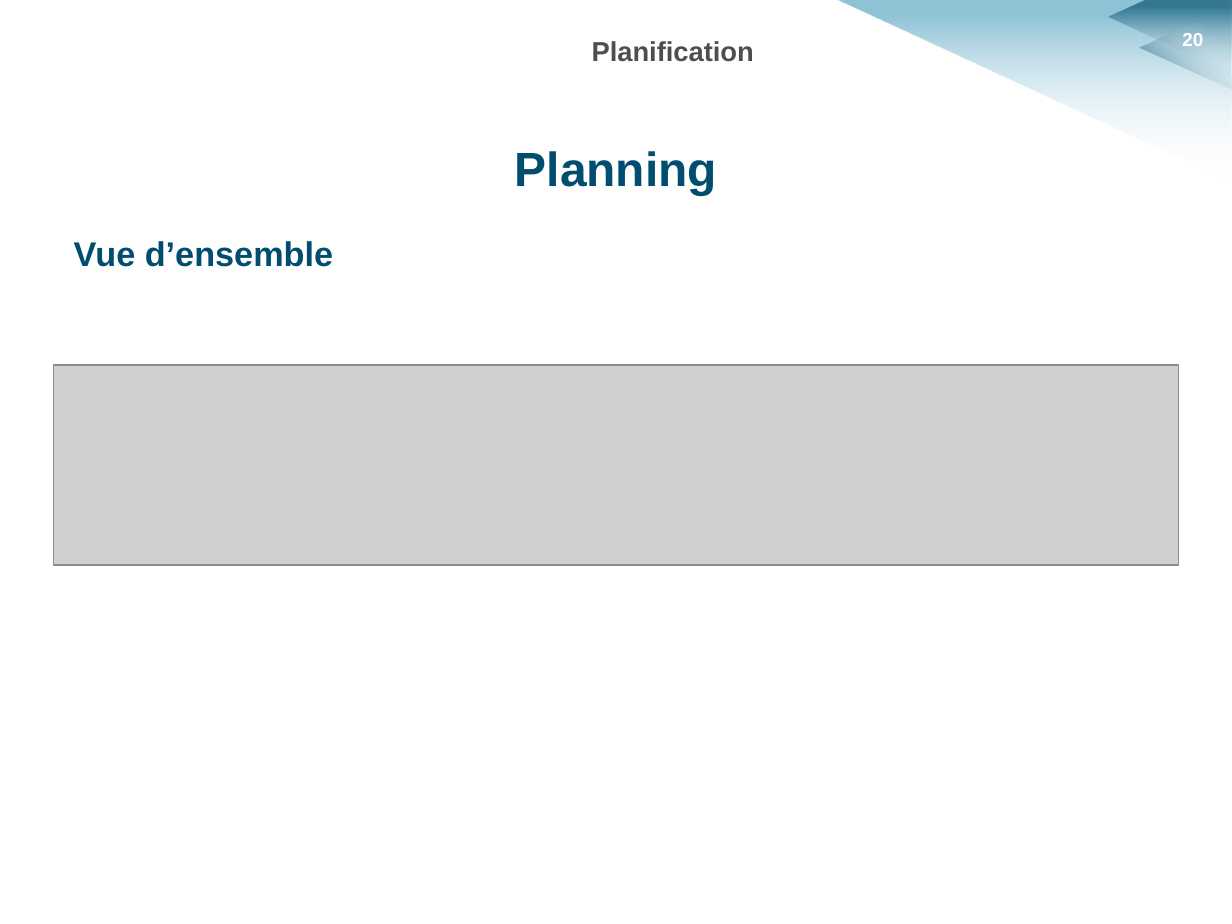
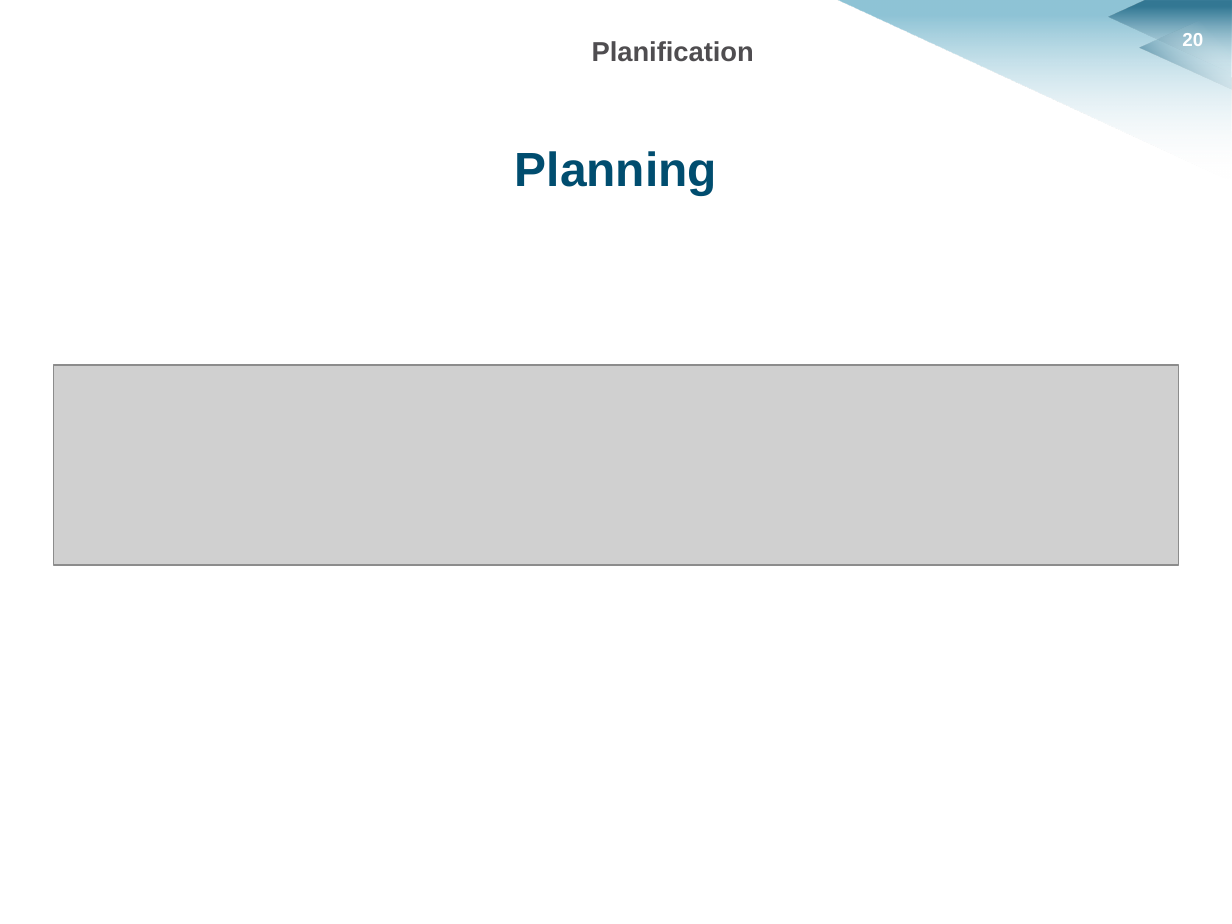
Before and after one commit to HKervadec/korrigolo, a slide deck: slide 20 of soutenances/planification/soutenance_planification.pptx. Drawn at 1232x924 pixels with LibreOffice and Linux fonts; fonts in the diff are those of the drawing; grey boxes stand for pictures; background and template pictures are left out. Boxes give left, top, right and bottom in pixels: in the first picture for what was removed or moved away, otherwise in the second. Text is boxed around its words. In the diff, an @@ line names an element or a change of style, - is before the commit and + after.

```diff
--- a/soutenances/planification/soutenance_planification.pptx
+++ b/soutenances/planification/soutenance_planification.pptx
@@ text at box(74, 241, 333, 267): paragraph removed @@
-Vue d’ensemble
```
Also in this commit, not shown: 2 other slides changed.
